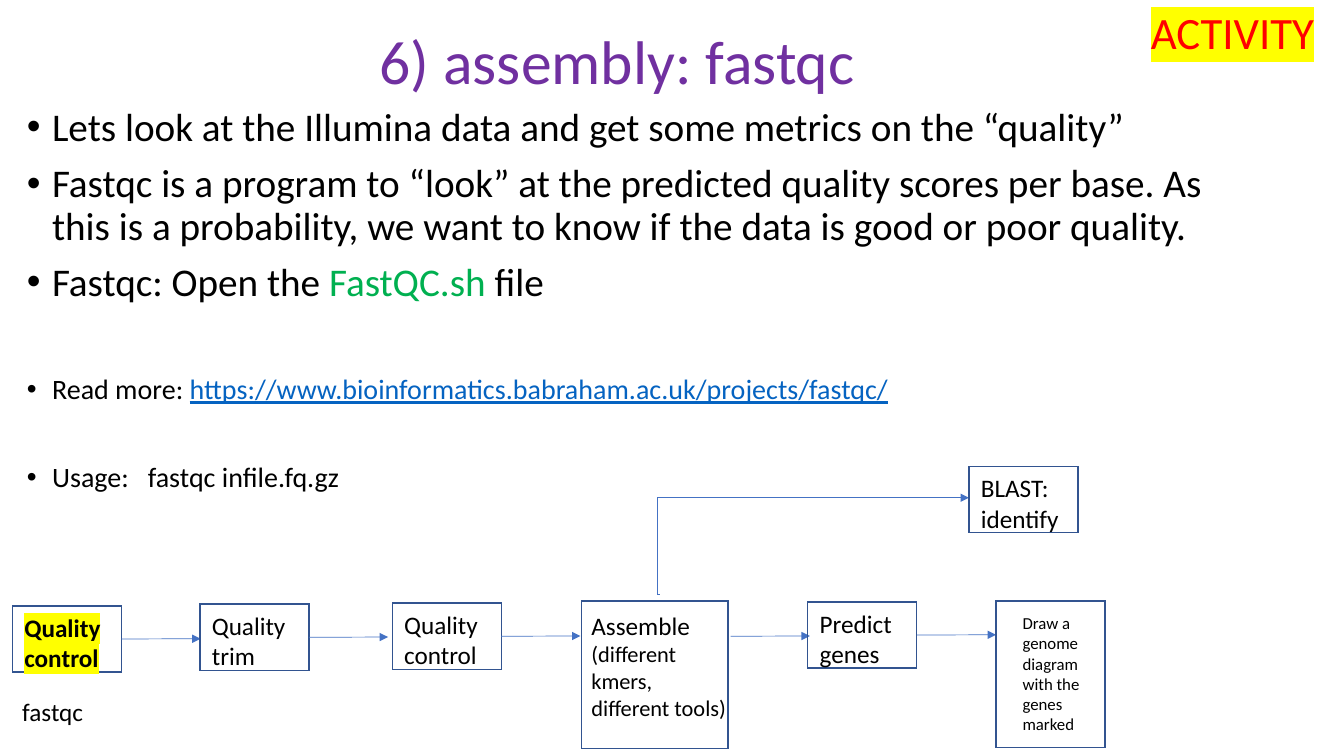
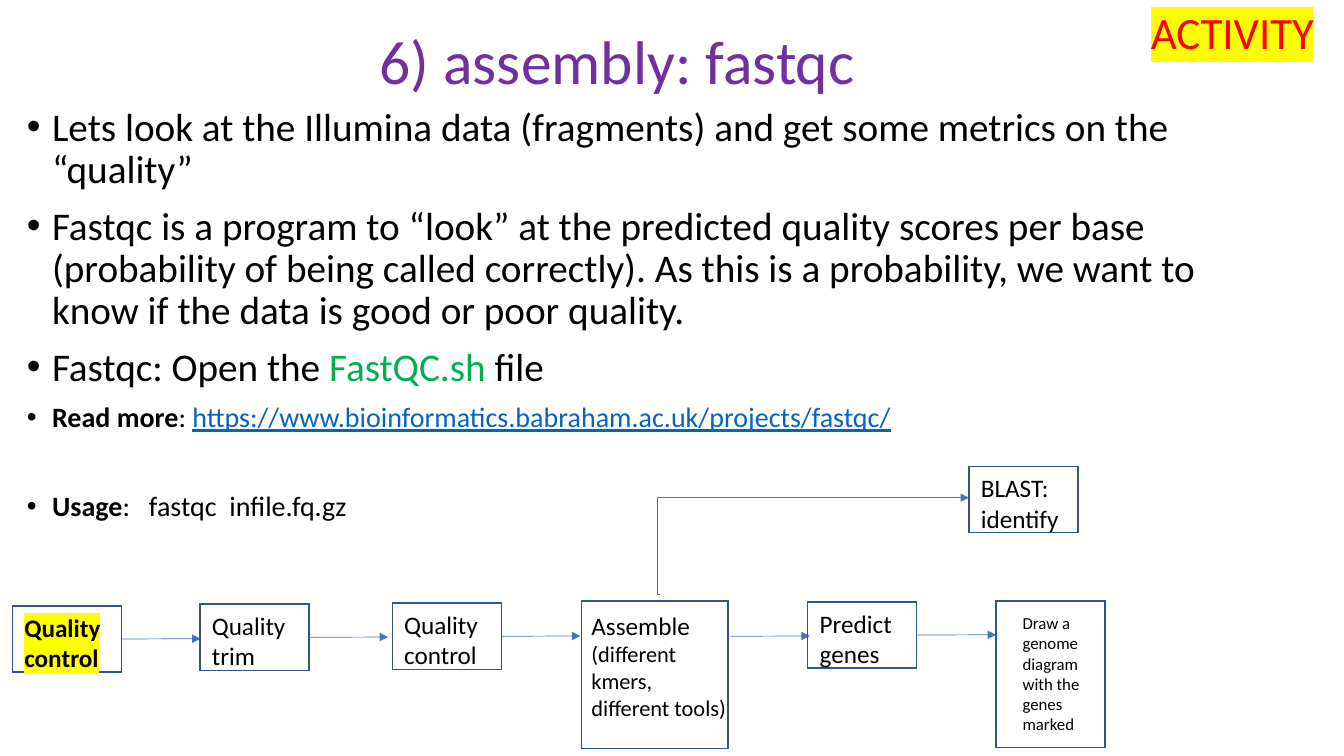
Before and after one commit to peterthorpe5/Msc_Digital_Health, a slide deck: slide 5 of powerpoint/6_assembly.pptx. Drawn at 1344x756 pixels with LibreOffice and Linux fonts; fonts in the diff are those of the drawing. Boxes give left, top, right and bottom in pixels: in the first picture for what was removed or moved away, otherwise in the second. Text is boxed around its words. In the diff, an @@ line names an element or a change of style, - is before the commit and + after.

```diff
--- a/powerpoint/6_assembly.pptx
+++ b/powerpoint/6_assembly.pptx
@@ text at [52,112,1194,331]: text changed @@
-• Lets look at the Illumina data and get some metrics on the “quality”
-• Fastqc is a program to “look” at the predicted quality scores per base. As this is a probability, we want to know if the data is good or poor quality.
+• Lets look at the Illumina data (fragments) and get some metrics on the “quality”
+• Fastqc is a program to “look” at the predicted quality scores per base (probability of being called correctly). As this is a probability, we want to know if the data is good or poor quality.
@@ text at [52,407,890,521]: bold on in "Read more:", "Usage:" @@
@@ text removed at [22,703,83,725] @@
-fastqc
```
Also in this commit, not shown: 10 other slides changed, 1 slide added, 7 other files.
